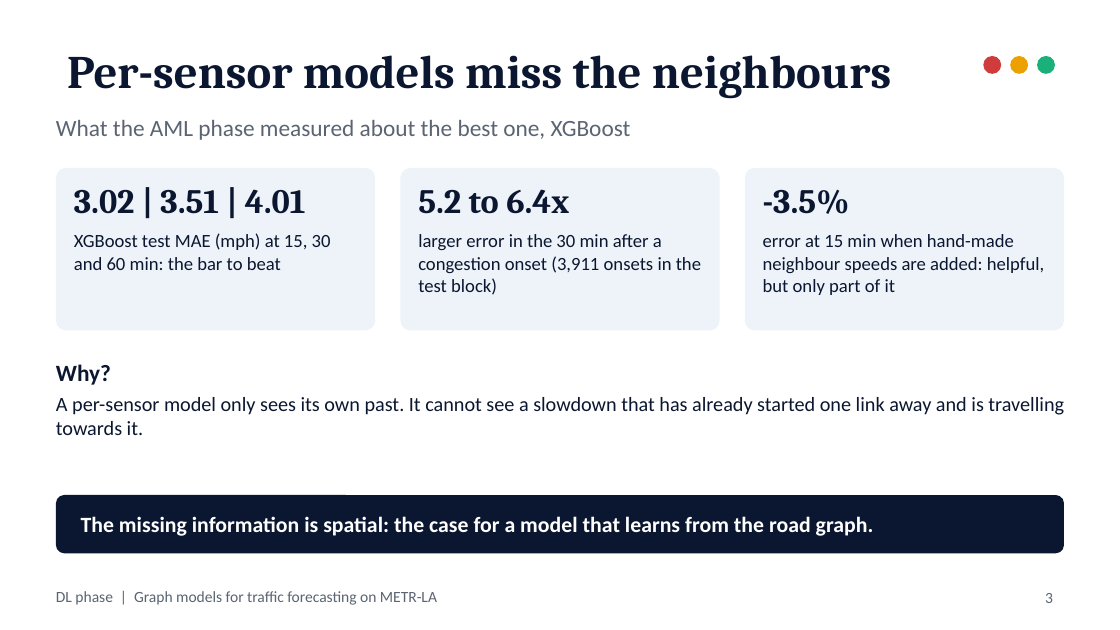
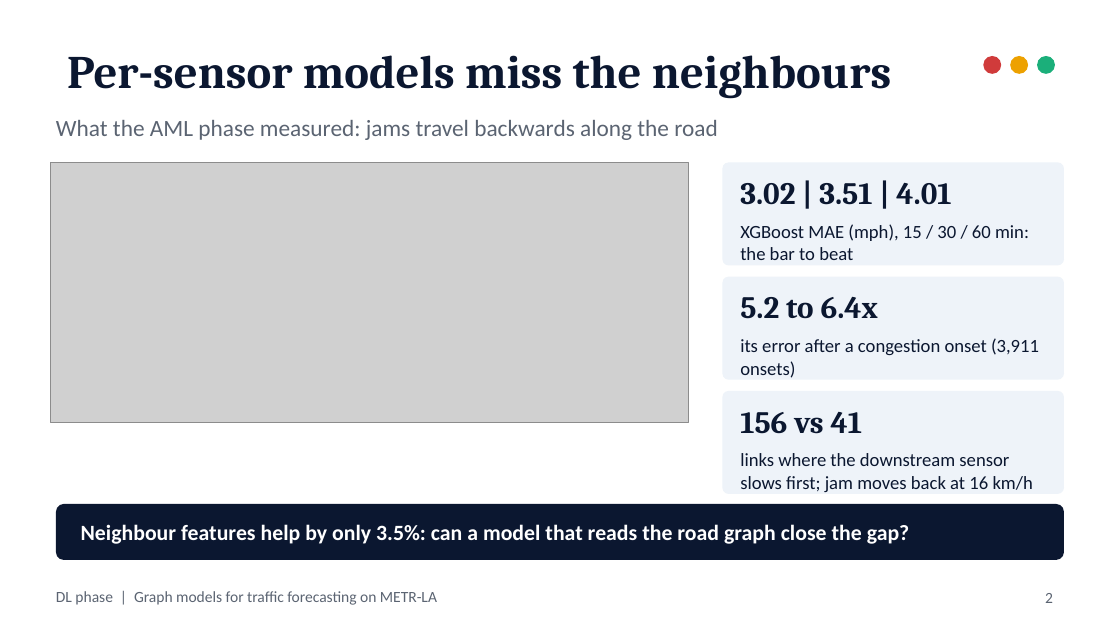
Before and after one commit to ManasSaxena14/MetroFlow_MachineAndDeepLearning, a slide deck: slide 2 of docs/presentation/DL_Graph_Models.pptx (slide 3 before the commit). Drawn at 1120x630 pixels with LibreOffice and Linux fonts; fonts in the diff are those of the drawing; grey boxes stand for pictures. Boxes give left, top, right and bottom in pixels: in the first picture for what was removed or moved away, otherwise in the second. Text is boxed around its words. In the diff, an @@ line names an element or a change of style, - is before the commit and + after.

Commit message:
Slides: condense the DL deck to 18 slides with full coverage
Merge the gap and propagation slides, present STGAT, DCRNN and the hybrid
on one slide, fold peak vs off-peak into the results table and the DCRNN
reproduction into the significance slide, and add the sensor-level error
result to the congestion-map slide. Update the README accordingly.

```diff
--- a/docs/presentation/DL_Graph_Models.pptx
+++ b/docs/presentation/DL_Graph_Models.pptx
@@ text at box(56, 120, 717, 140): text changed @@
-What the AML phase measured about the best one, XGBoost
+What the AML phase measured: jams travel backwards along the road
@@ picture added at box(50, 162, 689, 422) @@
@@ rounded rectangle: place and size @@
-rounded rectangle at box(745, 168, 1064, 330)
+rounded rectangle at box(722, 162, 1064, 265)
@@ text "3.02 | 3.51 | 4.01": place and size @@
-text "3.02 | 3.51 | 4.01" at box(74, 189, 306, 214)
+text "3.02 | 3.51 | 4.01" at box(740, 183, 951, 205)
@@ text "3.02 | 3.51 | 4.01" at box(740, 183, 951, 205): size 22 to 20 pt @@
@@ text removed at box(763, 190, 850, 214) @@
--3.5%
@@ text at box(740, 224, 1029, 260): text changed @@
-XGBoost test MAE (mph) at 15, 30 and 60 min: the bar to beat
+XGBoost MAE (mph), 15 / 30 / 60 min: the bar to beat
@@ text removed at box(763, 234, 1044, 295) @@
-error at 15 min when hand-made neighbour speeds are added: helpful, but only part of it
@@ rounded rectangle: place and size @@
-rounded rectangle at box(56, 168, 375, 330)
+rounded rectangle at box(722, 277, 1064, 380)
@@ text "5.2 to 6.4x" at box(740, 297, 878, 319): size 22 to 20 pt @@
@@ text "5.2 to 6.4x": place and size @@
-text "5.2 to 6.4x" at box(418, 189, 569, 214)
+text "5.2 to 6.4x" at box(740, 297, 878, 319)
@@ text at box(740, 338, 1039, 378): text changed @@
-larger error in the 30 min after a congestion onset (3,911 onsets in the test block)
+its error after a congestion onset (3,911 onsets)
@@ text removed at box(56, 364, 1064, 435) @@
-Why?
-A per-sensor model only sees its own past. It cannot see a slowdown that has already started one link away and is travelling towards it.
@@ rounded rectangle: place and size @@
-rounded rectangle at box(401, 168, 720, 330)
+rounded rectangle at box(722, 391, 1064, 494)
@@ text added at box(740, 412, 862, 434), 20 pt, text #0B1730, bold @@
+156 vs 41
@@ text added at box(740, 453, 1033, 492), 12 pt, text #0B1730 @@
+links where the downstream sensor slows first; jam moves back at 16 km/h
@@ rounded rectangle: place and size @@
-rounded rectangle at box(56, 495, 1064, 553)
+rounded rectangle at box(56, 504, 1064, 560)
@@ text at box(81, 524, 910, 544): text changed @@
-The missing information is spatial: the case for a model that learns from the road graph.
+Neighbour features help by only 3.5%: can a model that reads the road graph close the gap?
@@ page number at box(1045, 593, 1053, 603): text changed @@
-3
+2
```
Also in this commit, not shown: 4 other slides changed, 7 slides removed, 2 other files.
